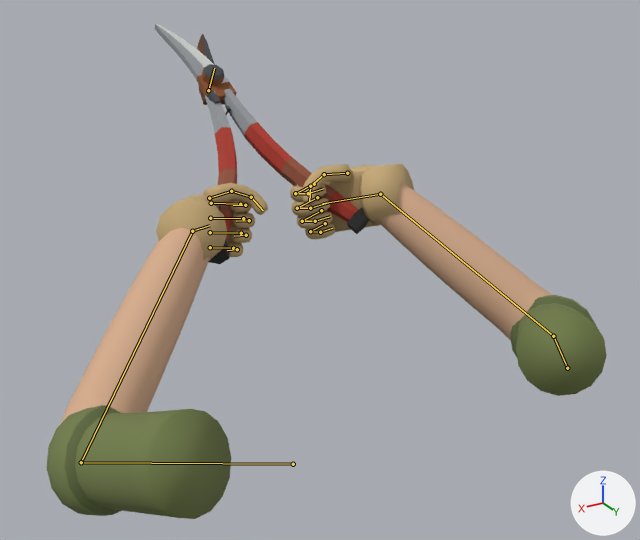
The Blender file ArtSource/Player/Player_Arms_FP.blend: old version first, new version second.
The view is the same before and after, from a 50 mm lens placed at (0.521, 0.568, 0.184), pointed at (-0.077, -0.429, -0.315). The axes (+X, +Y, +Z) are drawn at lower right. The lights are the same throughout. The older version comes first. Both versions are drawn at frame 2 of the action 'FP_Shears_Cut'; the numbers are the values there. The bones that change, and the others that lie on the model, are drawn over the model as lines.

In view in the first picture: 'Arm_L', 'Arm_R', 'Garden_Shears_FP', 'Hand_L', 'Hand_R'.
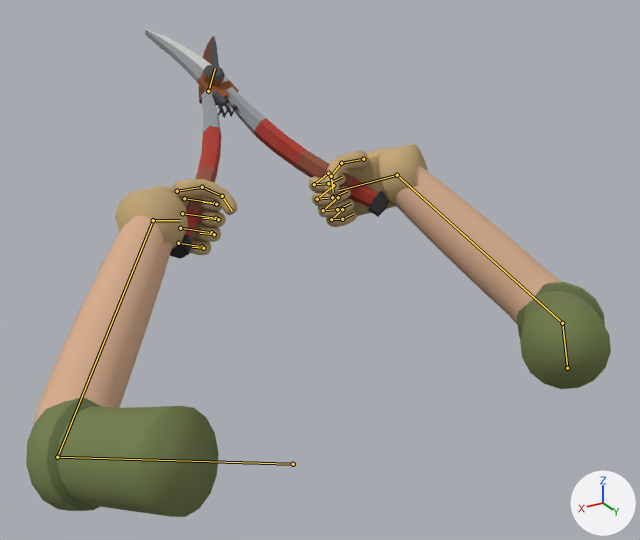
Patch to the scene script:
```diff
--- a/ArtSource/Player/Player_Arms_FP.blend.py
+++ b/ArtSource/Player/Player_Arms_FP.blend.py
@@ bone_upperarm_r @@
 bone_upperarm_r = bpy.data.objects['Player_Arms_FP'].pose.bones['UpperArm_R']  # child of 'FP_Root'
-bone_upperarm_r.rotation_quaternion = (0.999, -0.038, -0.007, 0.014)  # degrees (-4, -1, 2)
+bone_upperarm_r.rotation_quaternion = (0.999, -0.033, 0.011, -0.02)  # degrees (-4, 1, -2)
@@ bone_lowerarm_r @@
 bone_lowerarm_r = bpy.data.objects['Player_Arms_FP'].pose.bones['LowerArm_R']  # child of 'UpperArm_R'
-bone_lowerarm_r.rotation_quaternion = (0.997, -0.073, 0.0, 0.0)  # degrees (-8, 0, 0)
+bone_lowerarm_r.rotation_quaternion = (0.99, -0.138, 0.0, 0.0)  # degrees (-16, 0, 0)
@@ bone_hand_r @@
 bone_hand_r = bpy.data.objects['Player_Arms_FP'].pose.bones['Hand_R']  # child of 'LowerArm_R'
-bone_hand_r.rotation_quaternion = (0.953, -0.298, 0.022, 0.047)  # degrees (-35, 4, 4)
+bone_hand_r.rotation_quaternion = (0.909, -0.407, -0.068, 0.054)  # degrees (-49, -5, 9)
@@ bone_shears_root @@
 bone_shears_root = bpy.data.objects['Player_Arms_FP'].pose.bones['Shears_Root']  # child of 'Hand_R'
-bone_shears_root.rotation_quaternion = (0.963, -0.119, -0.113, -0.214)  # degrees (-11, -16, -24)
+bone_shears_root.rotation_quaternion = (0.95, -0.137, -0.191, -0.206)  # degrees (-12, -25, -22)
@@ bone_shears_a @@
 bone_shears_a = bpy.data.objects['Player_Arms_FP'].pose.bones['Shears_A']  # child of 'Shears_Root'
-bone_shears_a.rotation_quaternion = (0.998, 0.0, 0.068, 0.0)  # degrees (0, 8, 0)
+bone_shears_a.rotation_quaternion = (0.989, 0.0, 0.149, 0.0)  # degrees (0, 17, 0)
@@ bone_shears_b @@
 bone_shears_b = bpy.data.objects['Player_Arms_FP'].pose.bones['Shears_B']  # child of 'Shears_Root'
-bone_shears_b.rotation_quaternion = (0.998, 0.0, -0.068, 0.0)  # degrees (0, -8, 0)
+bone_shears_b.rotation_quaternion = (0.989, 0.0, -0.149, 0.0)  # degrees (0, -17, 0)
@@ bone_upperarm_l @@
 bone_upperarm_l = bpy.data.objects['Player_Arms_FP'].pose.bones['UpperArm_L']  # child of 'FP_Root'
-bone_upperarm_l.rotation_quaternion = (0.988, 0.085, 0.044, -0.118)  # degrees (9, 6, -13)
+bone_upperarm_l.rotation_quaternion = (0.995, 0.074, 0.027, -0.069)  # degrees (8, 4, -8)
@@ bone_lowerarm_l @@
 bone_lowerarm_l = bpy.data.objects['Player_Arms_FP'].pose.bones['LowerArm_L']  # child of 'UpperArm_L'
-bone_lowerarm_l.rotation_quaternion = (0.996, -0.088, 0.0, 0.0)  # degrees (-10, 0, 0)
+bone_lowerarm_l.rotation_quaternion = (0.992, -0.125, 0.0, 0.0)  # degrees (-14, 0, 0)
@@ bone_hand_l @@
 bone_hand_l = bpy.data.objects['Player_Arms_FP'].pose.bones['Hand_L']  # child of 'LowerArm_L'
-bone_hand_l.rotation_quaternion = (0.987, -0.15, -0.047, -0.028)  # degrees (-17, -6, -2)
+bone_hand_l.rotation_quaternion = (0.962, -0.273, 0.021, -0.024)  # degrees (-32, 2, -3)
```

Pixel boxes [x1, y1, x2, y2] of what changed, in the pictures (640 x 540 px):
'Arm_L', posed
    before: [46, 228, 231, 519]
    after: [26, 216, 219, 517]
'Arm_R', posed
    before: [380, 184, 607, 396]
    after: [382, 165, 611, 389]
'Garden_Shears_FP', posed (14% wider)
    before: [155, 24, 369, 264]
    after: [145, 29, 389, 259]
'Hand_R', posed (11% taller)
    before: [290, 164, 414, 239]
    after: [309, 144, 428, 227]
'Hand_L', posed (10% wider)
    before: [156, 183, 268, 260]
    after: [115, 179, 238, 255]
bone 'UpperArm_R', root to tip
    before: (567, 368) to (553, 336)
    after: (567, 368) to (562, 323)
bone 'LowerArm_R', root to tip
    before: (553, 336) to (380, 194)
    after: (562, 323) to (397, 175)
bone 'Hand_R', root to tip
    before: (380, 194) to (322, 203)
    after: (397, 175) to (339, 190)
bone 'Shears_Root', root to tip
    before: (208, 90) to (214, 68)
    after: (208, 91) to (215, 68)
bone 'Shears_A', root to tip
    before: (208, 90) to (214, 68)
    after: (208, 91) to (215, 68)
bone 'Shears_B', root to tip
    before: (208, 90) to (214, 68)
    after: (208, 91) to (215, 68)
bone 'UpperArm_L', root to tip
    before: (293, 464) to (81, 462)
    after: (293, 464) to (57, 457)
bone 'LowerArm_L', root to tip
    before: (81, 462) to (192, 231)
    after: (57, 457) to (153, 220)
bone 'Hand_L', root to tip
    before: (192, 231) to (209, 225)
    after: (153, 220) to (180, 220)
